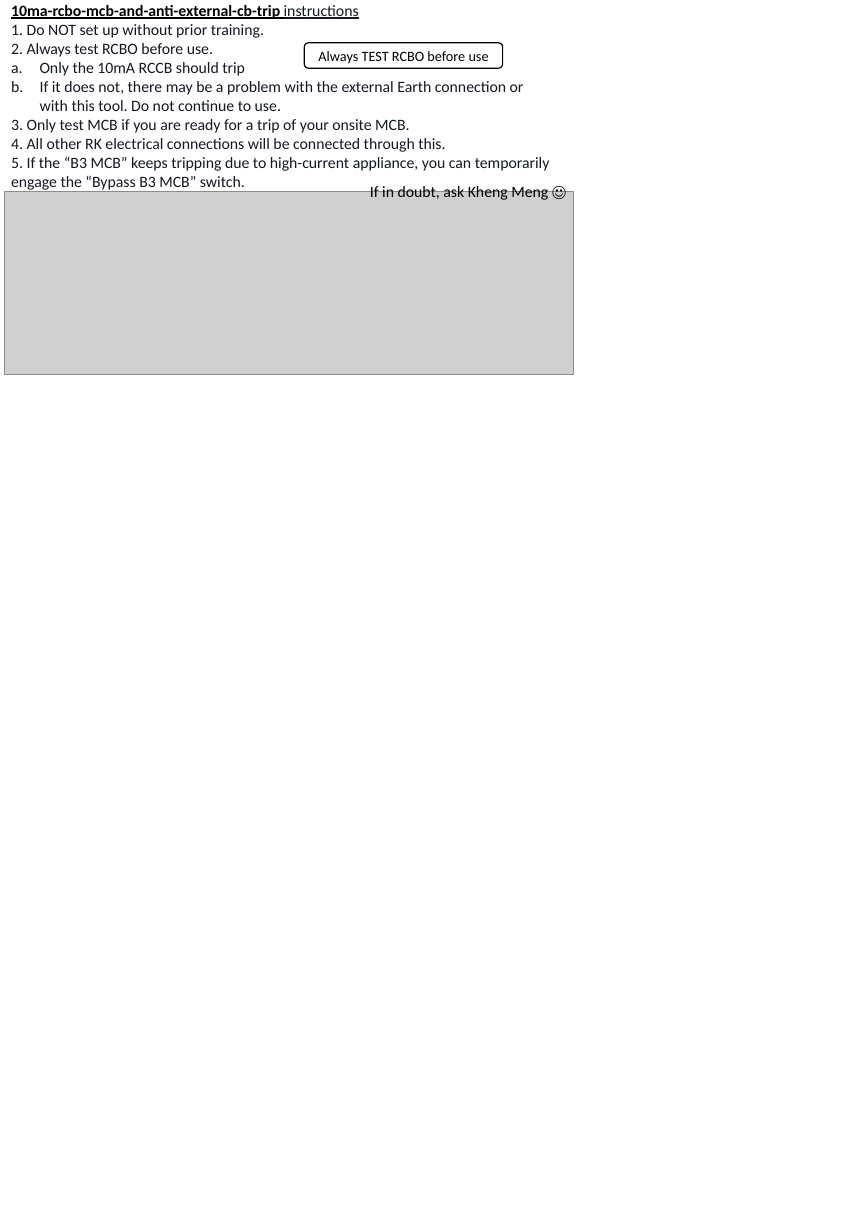
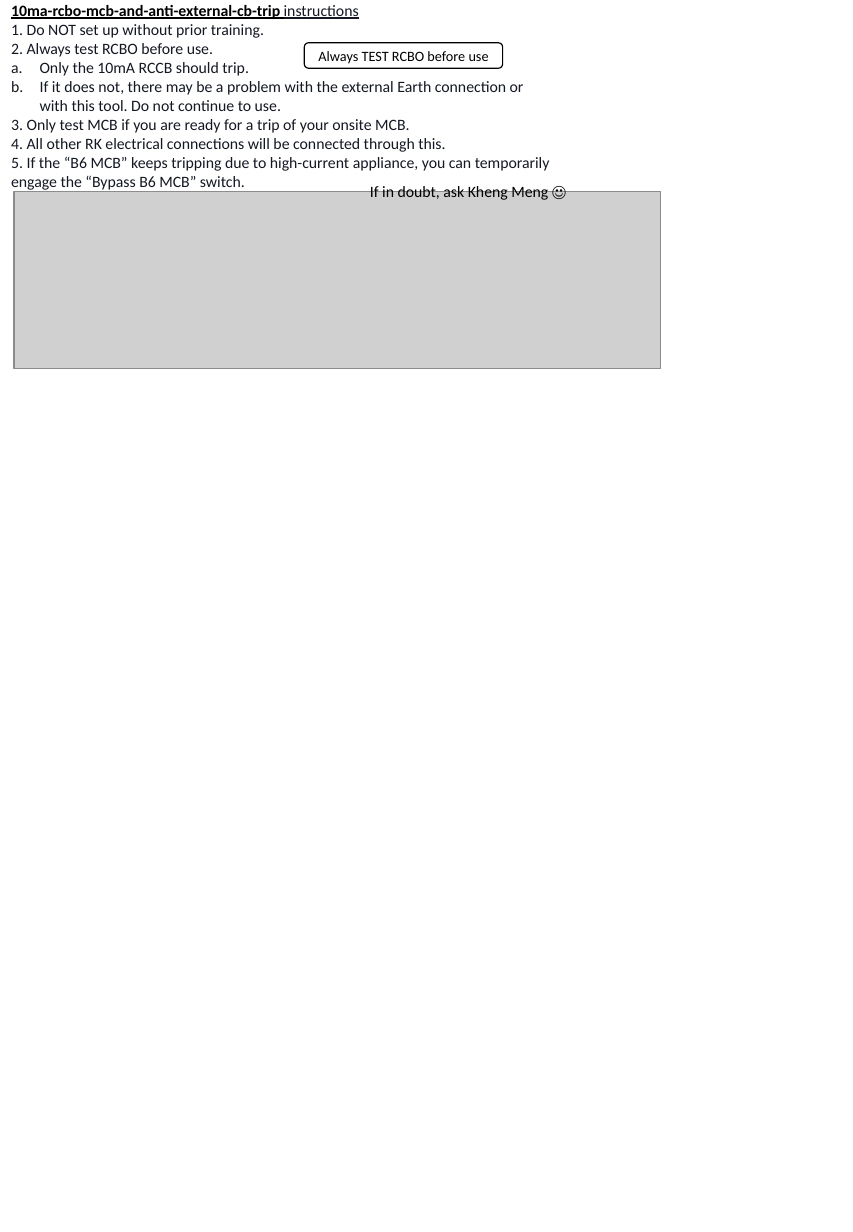
Before and after one commit to wemakerspace/repair-kopitiam-training-and-equipment, a slide deck: slide 1 of 10ma-rcbo-mcb-and-anti-external-cb-trip/10ma-rcbo-mcb-and-anti-external-cb-trip.pptx. Drawn at 853x1232 pixels with LibreOffice and Linux fonts; fonts in the diff are those of the drawing; grey boxes stand for pictures. Boxes give left, top, right and bottom in pixels: in the first picture for what was removed or moved away, otherwise in the second. Text is boxed around its words. In the diff, an @@ line names an element or a change of style, - is before the commit and + after.

```diff
--- a/10ma-rcbo-mcb-and-anti-external-cb-trip/10ma-rcbo-mcb-and-anti-external-cb-trip.pptx
+++ b/10ma-rcbo-mcb-and-anti-external-cb-trip/10ma-rcbo-mcb-and-anti-external-cb-trip.pptx
@@ text at <box>40,62,249,76</box>: text changed @@
-a. Only the 10mA RCCB should trip
+a. Only the 10mA RCCB should trip.
@@ text at <box>11,156,550,190</box>: text changed @@
-5. If the “B3 MCB” keeps tripping due to high-current appliance, you can temporarily engage the “Bypass B3 MCB” switch.
+5. If the “B6 MCB” keeps tripping due to high-current appliance, you can temporarily engage the “Bypass B6 MCB” switch.
@@ picture: place and size @@
-picture at <box>5,192,573,375</box>
+picture at <box>14,192,660,368</box>
```
Also in this commit, not shown: 2 other files.
